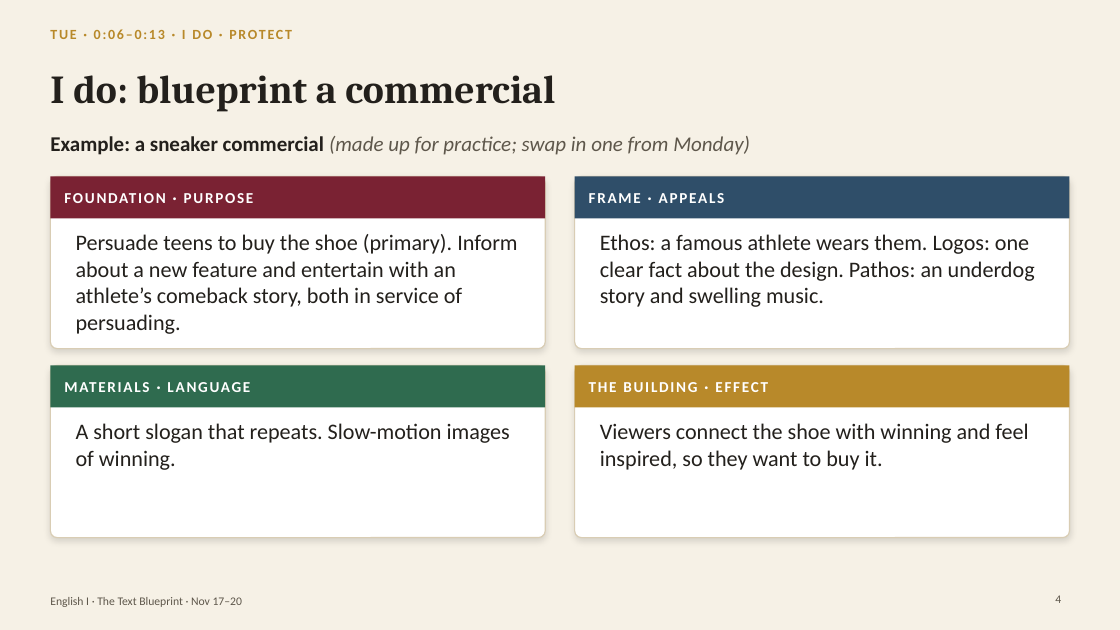
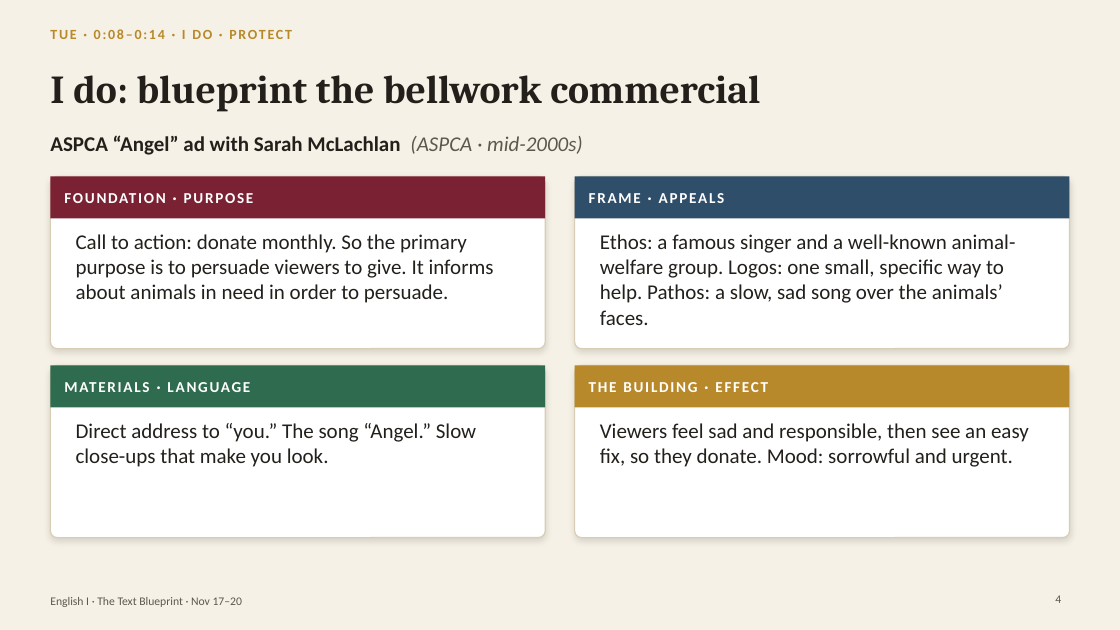
Before and after one commit to bookfairshit/Unit-2.2-Informational-Text, a slide deck: slide 4 of lumio/text-blueprint-nov-17-20.pptx. Drawn at 1120x630 pixels with LibreOffice and Linux fonts; fonts in the diff are those of the drawing. Boxes give left, top, right and bottom in pixels: in the first picture for what was removed or moved away, otherwise in the second. Text is boxed around its words. In the diff, an @@ line names an element or a change of style, - is before the commit and + after.

```diff
--- a/lumio/text-blueprint-nov-17-20.pptx
+++ b/lumio/text-blueprint-nov-17-20.pptx
@@ text at (x1=50, y1=29, x2=292, y2=39): text changed @@
-TUE · 0:06–0:13 · I DO · PROTECT
+TUE · 0:08–0:14 · I DO · PROTECT
@@ title at (x1=50, y1=75, x2=760, y2=112): text changed @@
-I do: blueprint a commercial
+I do: blueprint the bellwork commercial
@@ text at (x1=50, y1=135, x2=583, y2=155): text changed; text colour #5E574B to #23201C; bold on; italic off @@
-Example: a sneaker commercial (made up for practice; swap in one from Monday)
+ASPCA “Angel” ad with Sarah McLachlan (ASPCA · mid-2000s)
@@ text at (x1=76, y1=234, x2=494, y2=303): text changed; size 19 to 18 pt @@
-Persuade teens to buy the shoe (primary). Inform about a new feature and entertain with an athlete’s comeback story, both in service of persuading.
+Call to action: donate monthly. So the primary purpose is to persuade viewers to give. It informs about animals in need in order to persuade.
@@ text at (x1=600, y1=234, x2=1016, y2=325): text changed; size 19 to 18 pt @@
-Ethos: a famous athlete wears them. Logos: one clear fact about the design. Pathos: an underdog story and swelling music.
+Ethos: a famous singer and a well-known animal-welfare group. Logos: one small, specific way to help. Pathos: a slow, sad song over the animals’ faces.
@@ text at (x1=76, y1=423, x2=476, y2=467): text changed; size 19 to 18 pt @@
-A short slogan that repeats. Slow-motion images of winning.
+Direct address to “you.” The song “Angel.” Slow close-ups that make you look.
@@ text at (x1=600, y1=423, x2=1029, y2=467): text changed; size 19 to 18 pt @@
-Viewers connect the shoe with winning and feel inspired, so they want to buy it.
+Viewers feel sad and responsible, then see an easy fix, so they donate. Mood: sorrowful and urgent.
```
Also in this commit, not shown: 6 other slides changed, 2 slides added, 1 slide removed, 4 other files.
